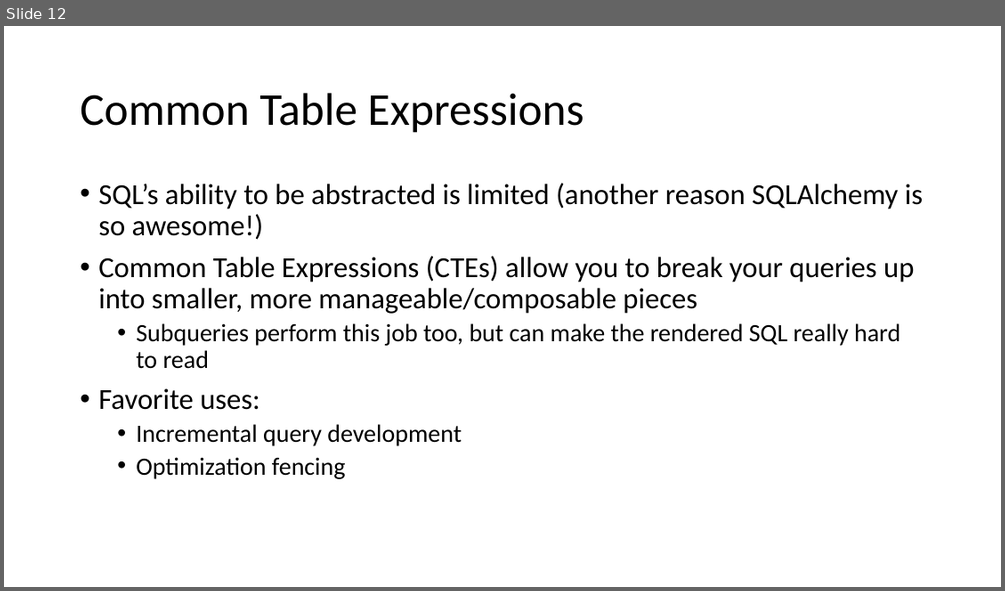
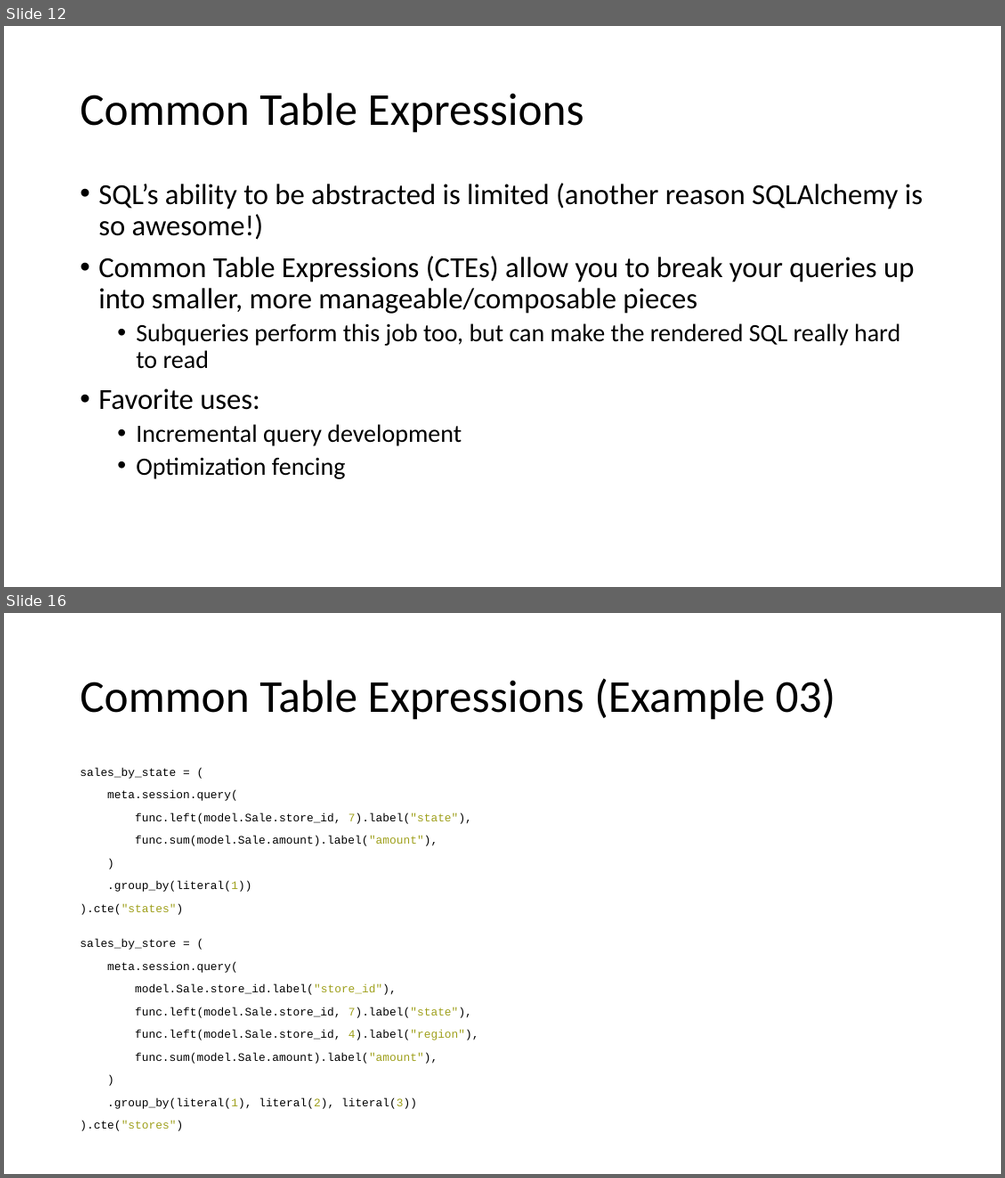
Before and after one commit to f0rk/pygotham-2019, a slide deck: pygotham-2019.pptx. Shown one above the other, each under a label of ours: slide 12 before the commit, slides 12 and 16 after it; the slides between them are not shown. The pictures are 1005x591 and 1005x1178 pixels, drawn with LibreOffice and Linux fonts; fonts in the diff are those of the drawing. Boxes give left, top, right and bottom in pixels: in the first picture for what was removed or moved away, otherwise in the second. Text is boxed around its words. In the diff, an @@ line names an element or a change of style, - is before the commit and + after.

Commit message:
additonal example + more deck content

```diff
--- a/pygotham-2019.pptx
+++ b/pygotham-2019.pptx
@@ slide 16 added at bbox=[4, 613, 1001, 1174], background #FFFFFF @@
@@ title added at bbox=[80, 678, 836, 720], 44 pt, text #000000 @@
+Common Table Expressions (Example 03)
@@ text added at bbox=[80, 767, 479, 1109], 11 pt, text #000000 @@
+sales_by_state = (
+meta.session.query(
+func.left(model.Sale.store_id, 7).label("state"),
+func.sum(model.Sale.amount).label("amount"),
+)
+.group_by(literal(1))
+).cte("states")
+sales_by_store = (
+meta.session.query(
+model.Sale.store_id.label("store_id"),
+func.left(model.Sale.store_id, 7).label("state"),
+func.left(model.Sale.store_id, 4).label("region"),
+func.sum(model.Sale.amount).label("amount"),
+)
+.group_by(literal(1), literal(2), literal(3))
+).cte("stores")
```
Also in this commit, not shown: 4 slides changed, 12 other slides added, 1 other file.
